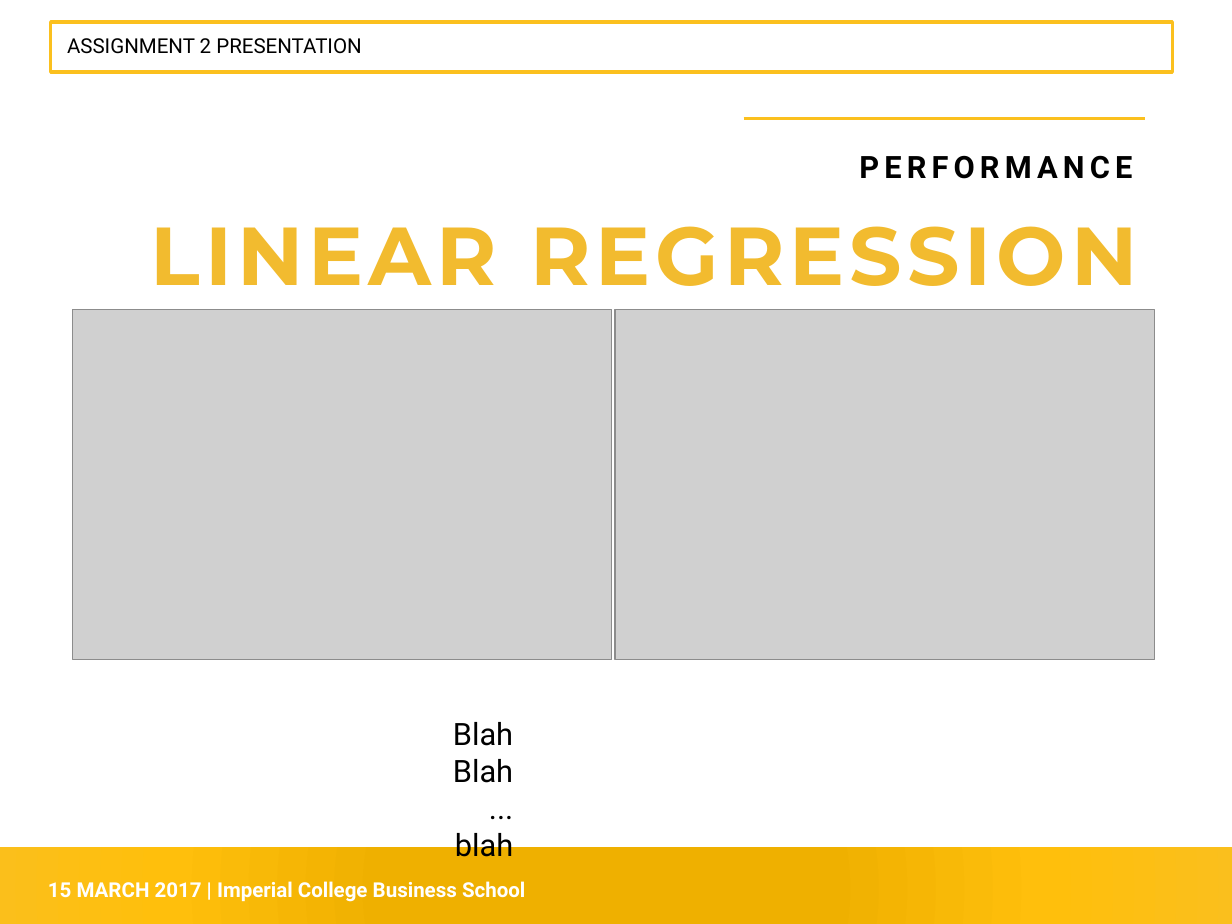
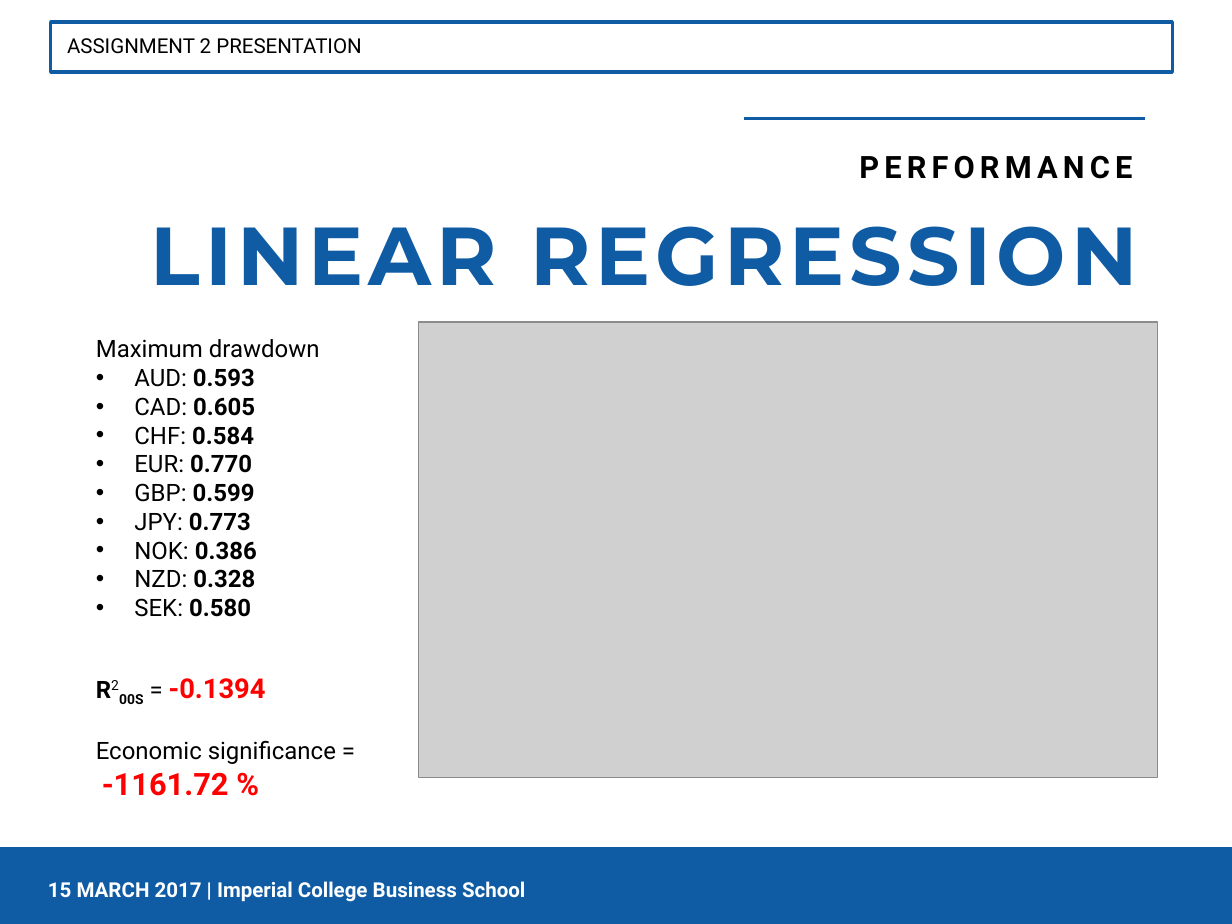
Before and after one commit to siowmeng/bigdatafinance, a slide deck: slide 4 of Presentation.pptx. Drawn at 1232x924 pixels with LibreOffice and Linux fonts; fonts in the diff are those of the drawing; grey boxes stand for pictures. Boxes give left, top, right and bottom in pixels: in the first picture for what was removed or moved away, otherwise in the second. Text is boxed around its words. In the diff, an @@ line names an element or a change of style, - is before the commit and + after.

```diff
--- a/Presentation.pptx
+++ b/Presentation.pptx
@@ rectangle at bbox=[51, 22, 1172, 71]: outline #FBC01E 2.08 pt to #105CA4 2.08 pt @@
@@ line (744, 118) - (1145, 118): stroke #FBC01E 2.08 pt to #105CA4 2.08 pt @@
@@ text "LINEAR REGRESSION" at bbox=[151, 226, 1137, 286]: text colour #F2BB2F to #105CA4 @@
@@ picture removed at bbox=[73, 309, 612, 659] @@
@@ picture: place and size @@
-picture at bbox=[615, 309, 1154, 659]
+picture at bbox=[418, 322, 1157, 777]
@@ text added at bbox=[96, 339, 336, 796], 14 pt, text #000000 @@
+Maximum drawdown
+• AUD: 0.593
+• CAD: 0.605
+• CHF: 0.584
+• EUR: 0.770
+• GBP: 0.599
+• JPY: 0.773
+• NOK: 0.386
+• NZD: 0.328
+• SEK: 0.580
+R200S = -0.1394
+Economic significance =
+-1161.72 %
@@ text removed at bbox=[453, 722, 513, 857] @@
-Blah
-Blah
-...
-blah
@@ rectangle at bbox=[0, 848, 1232, 924]: fill gradient #F1B000 to #FFBF0D to #FBC01E to #105CA4 @@
```
Also in this commit, not shown: 9 other slides changed, 1 slide removed.
